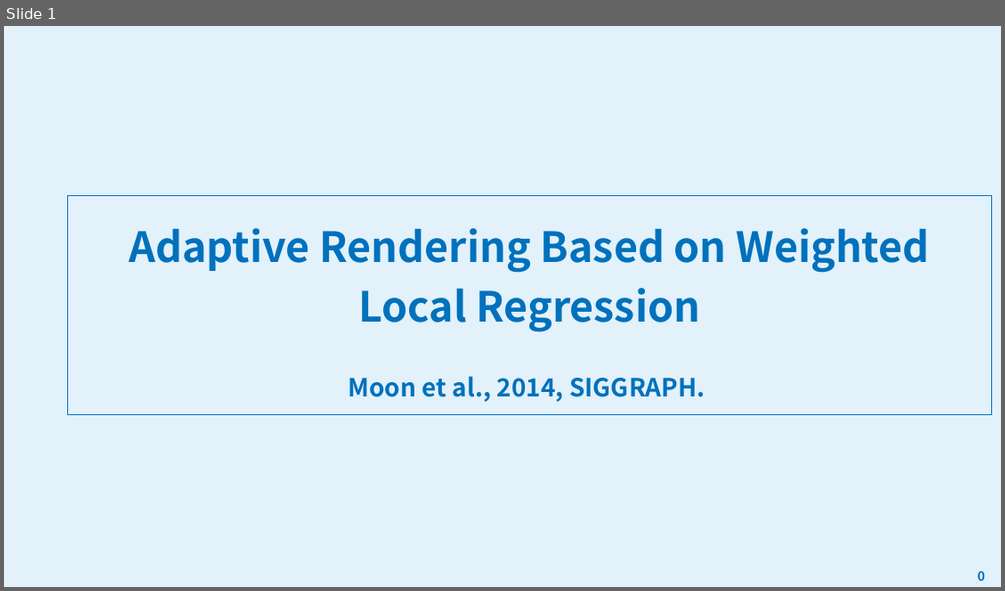
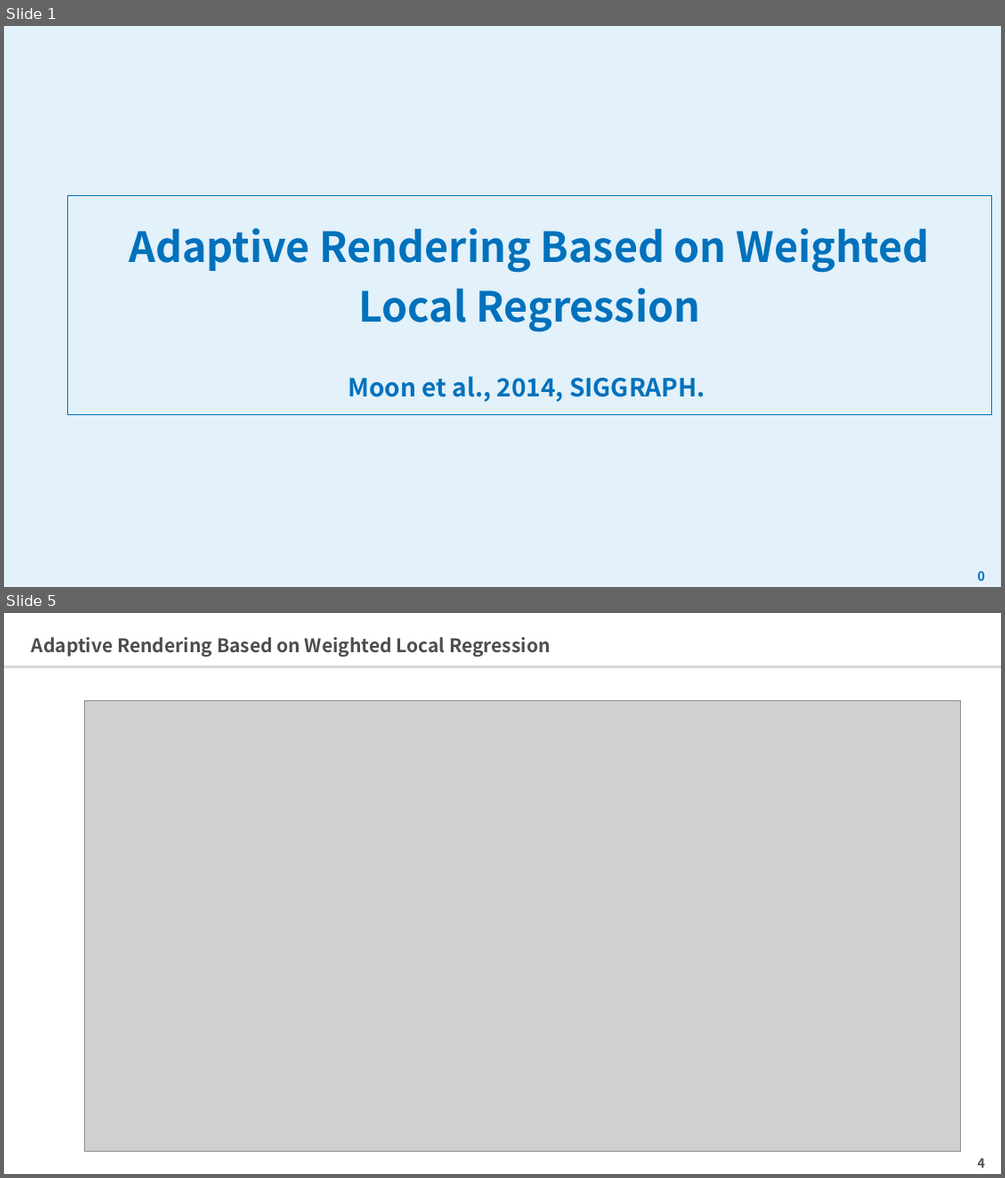
Before and after one commit to 0V/survey-paper-rendering, a slide deck: ppts/filter/Adaptive Rendering Based on Weighted Local Regression.pptx. Shown one above the other, each under a label of ours: slide 1 before the commit, slides 1 and 5 after it; the slides between them are not shown. The pictures are 1005x591 and 1005x1178 pixels, drawn with LibreOffice and Linux fonts; fonts in the diff are those of the drawing; grey boxes stand for pictures. Boxes give left, top, right and bottom in pixels: in the first picture for what was removed or moved away, otherwise in the second. Text is boxed around its words. In the diff, an @@ line names an element or a change of style, - is before the commit and + after.

```diff
--- a/ppts/filter/Adaptive Rendering Based on Weighted Local Regression.pptx
+++ b/ppts/filter/Adaptive Rendering Based on Weighted Local Regression.pptx
@@ slide 5 added at box(4, 613, 1001, 1174), background #FFFFFF @@
@@ title added at box(32, 637, 550, 657), 18 pt, text #4D4D4D, bold @@
+Adaptive Rendering Based on Weighted Local Regression
@@ rectangle added at box(4, 666, 1001, 668), fill #D9D9D9 @@
@@ picture added at box(85, 700, 961, 1151) @@
@@ page number added at box(978, 1158, 985, 1167), 12.3 pt, text #4D4D4D, bold @@
+4
```
Also in this commit, not shown: 3 slides changed, 5 other files.
